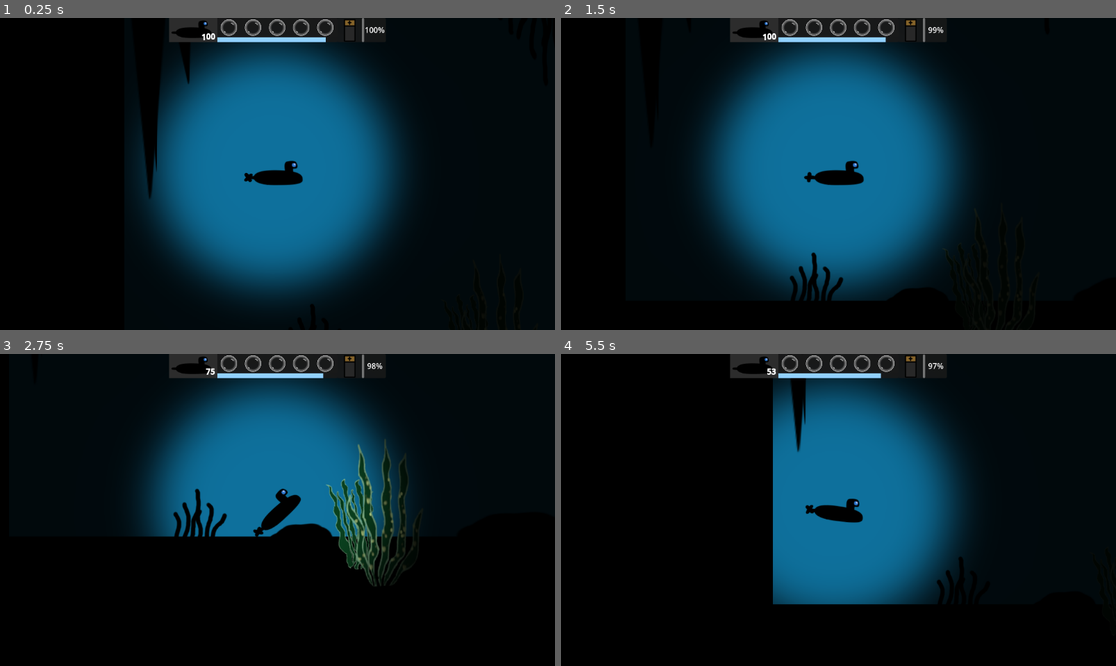
Above: before the commit, frames 1-4 (two rows, left to right).
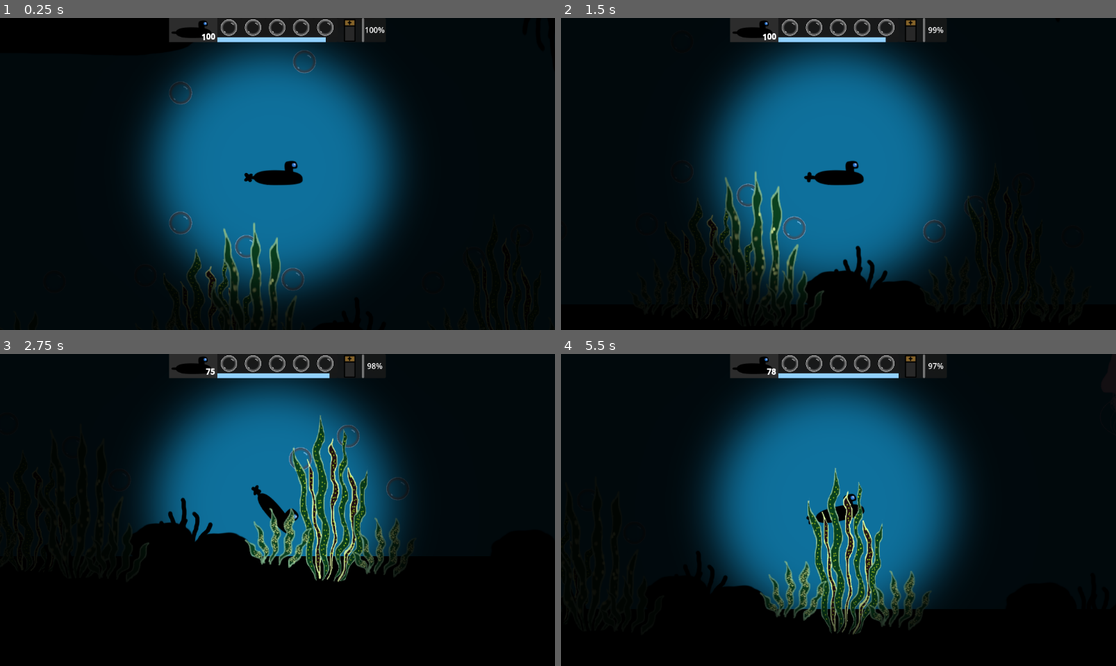
Above: after the commit, the same moments.

Repository: EddieRowe/godot-wild-jam-82
Game: Godot game, scene res://levels/level_1.tscn
Same seed, same stepped clock (60 frames per second), same inputs: the game is played once before the commit and once after it.
Inputs:
- Up to frame 1 (0.25 s): no input
- Up to frame 2 (1.5 s): tap Enter (ui_accept) at 0.5, 0.77 s; hold Right (ui_right) 0.53-1.28 s; hold Down (ui_down) from 1.28 s (still down)
- Up to frame 3 (2.75 s): tap Enter (ui_accept) at 1.52 s; release Down (ui_down) at 2.03 s; hold Right (ui_right) from 2.03 s (still down)
- Up to frame 4 (5.5 s): release Right (ui_right) at 2.78 s; hold Up (ui_up) 2.78-3.53 s; tap Enter (ui_accept) at 3.02, 3.77, 4.52 s; hold Left (ui_left) 3.53-5.03 s; hold Down (ui_down) from 5.03 s (still down)

The runs differ from the first frame. In frame 1, 2.6% of the frame differs, in the area x 25-57%, y 10-97%; in frame 2, 4.0%; in frame 3, 8.1%; in frame 4, 14%, in the area x 22-73%, y 4-90%.

Commit message:
level 1 - jellyfish collision fix and finish line resources restore

Diff:
--- a/levels/level_1.tscn
+++ b/levels/level_1.tscn
@@ -28,7 +28,6 @@
 [ext_resource type="PackedScene" uid="uid://bf15fqnxqxfc0" path="res://prefabs/jellyfish.tscn" id="25_ntdhj"]
 [ext_resource type="PackedScene" uid="uid://c6md5ixhopnoe" path="res://prefabs/jellyfish_pink.tscn" id="28_voubc"]
 [ext_resource type="PackedScene" uid="uid://glvtqalegb67" path="res://prefabs/OxygenBubble.tscn" id="29_0x1rk"]
-[ext_resource type="PackedScene" uid="uid://ddmscuyoh7haw" path="res://prefabs/OxygenBubble_Big.tscn" id="30_06ecp"]
 
 [sub_resource type="RectangleShape2D" id="RectangleShape2D_bt44k"]
 size = Vector2(26805.1, 118.5)
@@ -45,8 +44,22 @@
 rotation = -0.00248979
 color = Color(0.0554515, 0.441783, 0.614248, 1)
 
+[node name="NextLevelView" type="ColorRect" parent="."]
+offset_left = 25066.0
+offset_top = 2026.0
+offset_right = 27081.0
+offset_bottom = 2456.0
+color = Color(0.00596516, 0, 0.264718, 0.407843)
+
+[node name="SideWall" type="ColorRect" parent="."]
+offset_left = 27063.0
+offset_top = -759.0
+offset_right = 27946.0
+offset_bottom = 2456.0
+color = Color(0.00566116, 0.00566115, 0.00566115, 1)
+
 [node name="Player" parent="." instance=ExtResource("1_vn7o3")]
-position = Vector2(268, 353)
+position = Vector2(22543, 345)
 
 [node name="CanvasLayer" type="CanvasLayer" parent="."]
 
@@ -81,10 +94,10 @@
 shape = SubResource("RectangleShape2D_bt44k")
 
 [node name="ColorRect" type="ColorRect" parent="Boundaries/BOUNDARYRigidBody2D3"]
-offset_left = -1473.0
-offset_top = -1181.0
-offset_right = 1802.0
-offset_bottom = 46.0
+offset_left = -2318.01
+offset_top = -1180.99
+offset_right = 956.993
+offset_bottom = 46.0145
 color = Color(0, 0, 0, 1)
 
 [node name="BOUNDARYRigidBody2D2" type="RigidBody2D" parent="Boundaries" groups=["Obstacle"]]
@@ -100,7 +113,7 @@
 offset_left = -554.0
 offset_top = 164.0
 offset_right = 24577.0
-offset_bottom = 985.0
+offset_bottom = 1895.0
 color = Color(0, 0, 0, 1)
 
 [node name="Rock3" parent="Boundaries/BOUNDARYRigidBody2D2" instance=ExtResource("5_n46q3")]
@@ -562,75 +575,6 @@
 position = Vector2(21169, 560)
 freeze = true
 
-[node name="OxygenBubbleBig" parent="OxygenNode2D" instance=ExtResource("30_06ecp")]
-position = Vector2(25699, 1514)
-
-[node name="OxygenBubbleBig2" parent="OxygenNode2D" instance=ExtResource("30_06ecp")]
-position = Vector2(25639, 2121)
-
-[node name="OxygenBubbleBig3" parent="OxygenNode2D" instance=ExtResource("30_06ecp")]
-position = Vector2(25780, 2965)
-
-[node name="OxygenBubbleBig4" parent="OxygenNode2D" instance=ExtResource("30_06ecp")]
-position = Vector2(26231, 1862)
-
-[node name="OxygenBubbleBig5" parent="OxygenNode2D" instance=ExtResource("30_06ecp")]
-position = Vector2(26128, 2565)
-
-[node name="OxygenBubbleBig6" parent="OxygenNode2D" instance=ExtResource("30_06ecp")]
-position = Vector2(26602, 3808)
-
-[node name="OxygenBubbleBig7" parent="OxygenNode2D" instance=ExtResource("30_06ecp")]
-position = Vector2(26387, 3275)
-
-[node name="OxygenBubbleBig8" parent="OxygenNode2D" instance=ExtResource("30_06ecp")]
-position = Vector2(25728, 4356)
-
-[node name="OxygenBubbleBig9" parent="OxygenNode2D" instance=ExtResource("30_06ecp")]
-position = Vector2(26246, 4881)
-
-[node name="OxygenBubbleBig10" parent="OxygenNode2D" instance=ExtResource("30_06ecp")]
-position = Vector2(26217, 4519)
-
-[node name="OxygenBubbleBig11" parent="OxygenNode2D" instance=ExtResource("30_06ecp")]
-position = Vector2(25869, 5288)
-
-[node name="OxygenBubbleBig12" parent="OxygenNode2D" instance=ExtResource("30_06ecp")]
-position = Vector2(25625, 6021)
-
-[node name="OxygenBubbleBig13" parent="OxygenNode2D" instance=ExtResource("30_06ecp")]
-position = Vector2(26291, 6376)
-
-[node name="OxygenBubbleBig14" parent="OxygenNode2D" instance=ExtResource("30_06ecp")]
-position = Vector2(26509, 7985)
-
-[node name="OxygenBubbleBig15" parent="OxygenNode2D" instance=ExtResource("30_06ecp")]
-position = Vector2(25891, 6916)
-
-[node name="OxygenBubbleBig16" parent="OxygenNode2D" instance=ExtResource("30_06ecp")]
-position = Vector2(26328, 7131)
-
-[node name="OxygenBubbleBig17" parent="OxygenNode2D" instance=ExtResource("30_06ecp")]
-position = Vector2(25761, 8689)
-
-[node name="OxygenBubbleBig18" parent="OxygenNode2D" instance=ExtResource("30_06ecp")]
-position = Vector2(25836, 7876)
-
-[node name="OxygenBubbleBig19" parent="OxygenNode2D" instance=ExtResource("30_06ecp")]
-position = Vector2(26354, 8798)
-
-[node name="OxygenBubbleBig20" parent="OxygenNode2D" instance=ExtResource("30_06ecp")]
-position = Vector2(25606, 9565)
-
-[node name="OxygenBubbleBig21" parent="OxygenNode2D" instance=ExtResource("30_06ecp")]
-position = Vector2(26220, 10237)
-
-[node name="OxygenBubbleBig22" parent="OxygenNode2D" instance=ExtResource("30_06ecp")]
-position = Vector2(25721, 10583)
-
-[node name="OxygenBubbleBig23" parent="OxygenNode2D" instance=ExtResource("30_06ecp")]
-position = Vector2(26239, 9431)
-
 [node name="KelpNode2D" type="Node2D" parent="."]
 
 [node name="Kelp" parent="KelpNode2D" instance=ExtResource("4_kx6l7")]
@@ -1101,7 +1045,7 @@
 [node name="EnemiesNode2D" type="Node2D" parent="."]
 
 [node name="JellyfishPink3" parent="EnemiesNode2D" instance=ExtResource("28_voubc")]
-position = Vector2(23523, 70)
+position = Vector2(23649, 301)
 
 [node name="JellyfishSmall" parent="EnemiesNode2D" instance=ExtResource("17_lrvbd")]
 position = Vector2(2450, 296)
@@ -1135,10 +1079,10 @@
 position = Vector2(6341, 205)
 
 [node name="JellyfishPink" parent="EnemiesNode2D" instance=ExtResource("28_voubc")]
-position = Vector2(8307, -8)
+position = Vector2(8358, 202)
 
 [node name="JellyfishPink2" parent="EnemiesNode2D" instance=ExtResource("28_voubc")]
-position = Vector2(11285, -39)
+position = Vector2(11298, 191)
 
 [node name="JellyfishTiny7" parent="EnemiesNode2D" instance=ExtResource("18_oqlok")]
 position = Vector2(13792, 218)
@@ -1150,3 +1094,5 @@
 
 [node name="JellyfishTiny9" parent="EnemiesNode2D" instance=ExtResource("8_4knja")]
 position = Vector2(21880, 301)
+
+[connection signal="body_entered" from="EnemiesNode2D/JellyfishTiny" to="EnemiesNode2D/JellyRigidbody2D" method="_on_jellyfish_tiny_body_entered"]
--- a/prefabs/finish_line.gd
+++ b/prefabs/finish_line.gd
@@ -1,6 +1,12 @@
 extends Area2D
 
+var player : PlayerMovement
+var health : UiHealth
+var energy : UiEnergy
+var oxygen : Oxygen
+
 var can_move : bool = true
+
 
 func _ready() -> void:
 	var particles : GPUParticles2D = get_node("GPUParticles2D")
@@ -9,6 +15,25 @@
 
 func _on_body_entered(body: Node2D) -> void:
 	if body.is_in_group("Player"):
-		pass
-		#get_tree().change_scene_to_file("res://levels/level_2.tscn")
-		#can_move = false
+		player = get_parent().get_node("Player/RigidBody2D")
+
+		player.health.current_health = player.health.max_health
+		player.energy.currentEnergy = player.energy.BATTERY_MAX
+		player.oxygen.currentOxygen = player.oxygen.LIMIT_MAX
+
+		health = get_parent().get_node("CanvasLayer/GameOverlay/UiBox/UiHealth")
+		player.health.healthChanged.connect(health.update)
+		health.update(player.health.current_health)
+
+		energy = get_parent().get_node("CanvasLayer/GameOverlay/UiBox/UiEnergy")
+		player.energy.energyChanged.connect(energy.update)
+		energy.update(player.energy.currentEnergy)
+
+
+func _on_body_exited(body: Node2D) -> void:
+	if body.is_in_group("Player"):
+
+		# Restore oxygen for next level
+		player.oxygen.currentOxygen = player.oxygen.LIMIT_MAX
+
+		get_tree().change_scene_to_file("res://levels/level_2.tscn")
--- a/prefabs/finish_line.tscn
+++ b/prefabs/finish_line.tscn
@@ -30,7 +30,7 @@
 offset_top = 11.0
 offset_right = 1997.0
 offset_bottom = 2026.0
-color = Color(0.231373, 0.717647, 1, 0.741176)
+color = Color(0.231373, 0.717647, 1, 0.541176)
 
 [node name="GPUParticles2D" type="GPUParticles2D" parent="."]
 z_index = 100
@@ -44,3 +44,4 @@
 process_material = SubResource("ParticleProcessMaterial_eldoa")
 
 [connection signal="body_entered" from="." to="." method="_on_body_entered"]
+[connection signal="body_exited" from="." to="." method="_on_body_exited"]
--- a/prefabs/jellyfish_pink.tscn
+++ b/prefabs/jellyfish_pink.tscn
@@ -45,7 +45,11 @@
 &"jellyfish_tiny2_move": SubResource("Animation_8r6fa")
 }
 
-[node name="JellyfishPink" type="RigidBody2D" node_paths=PackedStringArray("animation_player") groups=["Obstacle"]]
+[sub_resource type="CapsuleShape2D" id="CapsuleShape2D_gk2ab"]
+radius = 80.0
+height = 354.021
+
+[node name="JellyfishPink" type="RigidBody2D" node_paths=PackedStringArray("animation_player")]
 freeze = true
 continuous_cd = 1
 contact_monitor = true
@@ -53,18 +57,26 @@
 script = ExtResource("1_gk2ab")
 animation_player = NodePath("Sprite2D/AnimationPlayer")
 movement_animation_name = "jellyfish_tiny2_move"
-damage = 25
 
 [node name="CollisionShape2D" type="CollisionShape2D" parent="."]
-position = Vector2(483, 313)
+position = Vector2(1.00003, 2)
 rotation = -0.252828
 shape = SubResource("CapsuleShape2D_syejm")
 
 [node name="Sprite2D" type="Sprite2D" parent="."]
-position = Vector2(510, 271)
+position = Vector2(26, -29)
 texture = ExtResource("2_gk2ab")
 
 [node name="AnimationPlayer" type="AnimationPlayer" parent="Sprite2D"]
 libraries = {
 &"": SubResource("AnimationLibrary_lnnrt")
 }
+
+[node name="Area2D" type="Area2D" parent="."]
+
+[node name="CollisionShape2D" type="CollisionShape2D" parent="Area2D"]
+position = Vector2(2, 21)
+rotation = -0.188452
+shape = SubResource("CapsuleShape2D_gk2ab")
+
+[connection signal="body_entered" from="Area2D" to="." method="_on_area_2d_body_entered"]
--- a/prefabs/jellyfish_small.tscn
+++ b/prefabs/jellyfish_small.tscn
@@ -45,6 +45,10 @@
 &"jellyfish_tiny_move": SubResource("Animation_j1qev")
 }
 
+[sub_resource type="CapsuleShape2D" id="CapsuleShape2D_iwpro"]
+radius = 53.8876
+height = 242.971
+
 [node name="JellyfishSmall" type="RigidBody2D" node_paths=PackedStringArray("animation_player") groups=["Obstacle"]]
 freeze = true
 custom_integrator = true
@@ -70,3 +74,12 @@
 libraries = {
 &"": SubResource("AnimationLibrary_1m0tg")
 }
+
+[node name="Area2D" type="Area2D" parent="."]
+
+[node name="CollisionShape2D" type="CollisionShape2D" parent="Area2D"]
+position = Vector2(-4, -7)
+rotation = -0.144505
+shape = SubResource("CapsuleShape2D_iwpro")
+
+[connection signal="body_entered" from="Area2D" to="." method="_on_area_2d_body_entered"]
--- a/prefabs/jellyfish_tiny.tscn
+++ b/prefabs/jellyfish_tiny.tscn
@@ -45,7 +45,12 @@
 &"jellyfish_tiny_move": SubResource("Animation_j1qev")
 }
 
-[node name="JellyfishTiny" type="RigidBody2D" node_paths=PackedStringArray("animation_player") groups=["Obstacle"]]
+[sub_resource type="CapsuleShape2D" id="CapsuleShape2D_s0ecr"]
+radius = 26.0
+height = 90.0
+
+[node name="JellyfishTiny" type="RigidBody2D" node_paths=PackedStringArray("animation_player")]
+gravity_scale = 0.0
 continuous_cd = 1
 contact_monitor = true
 max_contacts_reported = 3
@@ -67,3 +72,11 @@
 libraries = {
 &"": SubResource("AnimationLibrary_1m0tg")
 }
+
+[node name="Area2D" type="Area2D" parent="."]
+
+[node name="CollisionShape2D" type="CollisionShape2D" parent="Area2D"]
+position = Vector2(0, -1)
+shape = SubResource("CapsuleShape2D_s0ecr")
+
+[connection signal="body_entered" from="Area2D" to="." method="_on_area_2d_body_entered"]
--- a/prefabs/jellyfish_tiny2.tscn
+++ b/prefabs/jellyfish_tiny2.tscn
@@ -45,7 +45,11 @@
 &"jellyfish_tiny2_move": SubResource("Animation_8r6fa")
 }
 
-[node name="JellyfishTiny2" type="RigidBody2D" node_paths=PackedStringArray("animation_player") groups=["Obstacle"]]
+[sub_resource type="CapsuleShape2D" id="CapsuleShape2D_lnnrt"]
+radius = 27.0
+height = 121.424
+
+[node name="JellyfishTiny2" type="RigidBody2D" node_paths=PackedStringArray("animation_player")]
 freeze = true
 continuous_cd = 1
 contact_monitor = true
@@ -69,4 +73,12 @@
 &"": SubResource("AnimationLibrary_lnnrt")
 }
 
+[node name="Area2D" type="Area2D" parent="."]
+
+[node name="CollisionShape2D" type="CollisionShape2D" parent="Area2D"]
+position = Vector2(1, 0)
+rotation = -0.324433
+shape = SubResource("CapsuleShape2D_lnnrt")
+
 [connection signal="body_entered" from="." to="." method="_on_body_entered"]
+[connection signal="body_entered" from="Area2D" to="." method="_on_area_2d_body_entered"]
--- a/scripts/jellyfish.gd
+++ b/scripts/jellyfish.gd
@@ -2,18 +2,53 @@
 
 var speed : int = 10
 var player : PlayerMovement
+var ui_energy : UiEnergy
 @export var animation_player : AnimationPlayer
 @export var movement_animation_name : String
 @export var damage : int = 15
+
 
 func _ready() -> void:
 	player = get_parent().get_parent().get_node("Player/RigidBody2D")
 	animation_player.play(movement_animation_name)
 
+	# Connect the signal from Area2D
+	var detector = get_node("Area2D")
+	if detector is Area2D:
+		if not detector.body_entered.is_connected(_on_area_2d_body_entered):
+			detector.body_entered.connect(_on_area_2d_body_entered)
+	else:
+		push_error("Area2D not found or not an Area2D node.")
+
+
+
 func _physics_process(delta: float) -> void:
 	var move_direction =  player.global_position - global_position
 	apply_central_force(move_direction.normalized() * speed)
 
-func _on_body_entered(body: Node) -> void:
+#func _on_body_entered(body: Node) -> void:
+	#if body is PlayerMovement:
+		#body.health._take_damage(damage)
+		#
+		#print("Energy Fully Charged")
+		#player.energy.currentEnergy = 100
+		#
+		#ui_energy = get_parent().get_parent().get_node("CanvasLayer/GameOverlay/UiBox/UiEnergy")
+		#player.energy.energyChanged.connect(ui_energy.update)
+		#ui_energy.update(player.energy.currentEnergy)
+		#
+	#print(body)
+	#print("body entered")
+
+
+
+func _on_area_2d_body_entered(body: Node2D) -> void:
 	if body is PlayerMovement:
-		body.health._take_damage(100)
+		body.health._take_damage(damage)
+
+		print("Energy Fully Charged")
+		player.energy.currentEnergy = player.energy.BATTERY_MAX
+
+		ui_energy = get_parent().get_parent().get_node("CanvasLayer/GameOverlay/UiBox/UiEnergy")
+		player.energy.energyChanged.connect(ui_energy.update)
+		ui_energy.update(player.energy.currentEnergy)
--- a/scripts/submarine_script.gd
+++ b/scripts/submarine_script.gd
@@ -12,7 +12,6 @@
 @export var rotation_speed = 15
 
 var can_move : bool = true
-var level : int
 
 func _ready() -> void:
 	gravity_scale = 0.1
@@ -82,7 +81,10 @@
 		health._take_damage(body.damage)
 	if body is OxygenSource:
 		oxygen._collect_oxygen(body)
-
+	#if body.is_in_group("LevelComplete"):
+		#print("Player is at finish line")
+		#if health.current_health < 100:
+			#health.current_health += 100
 
 
 
Not shown: 1 places in levels/level_1.tscn that only renumber resources
Not shown: 1 places in prefabs/jellyfish_pink.tscn that only renumber resources
Not shown: 1 places in prefabs/jellyfish_small.tscn that only renumber resources
Not shown: 1 places in prefabs/jellyfish_tiny.tscn that only renumber resources
Not shown: 1 places in prefabs/jellyfish_tiny2.tscn that only renumber resources
